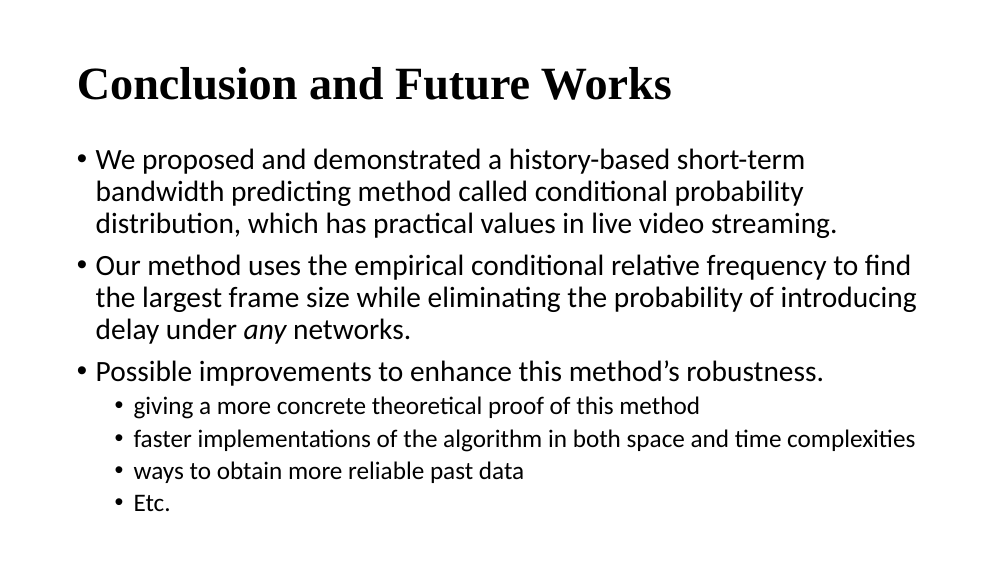
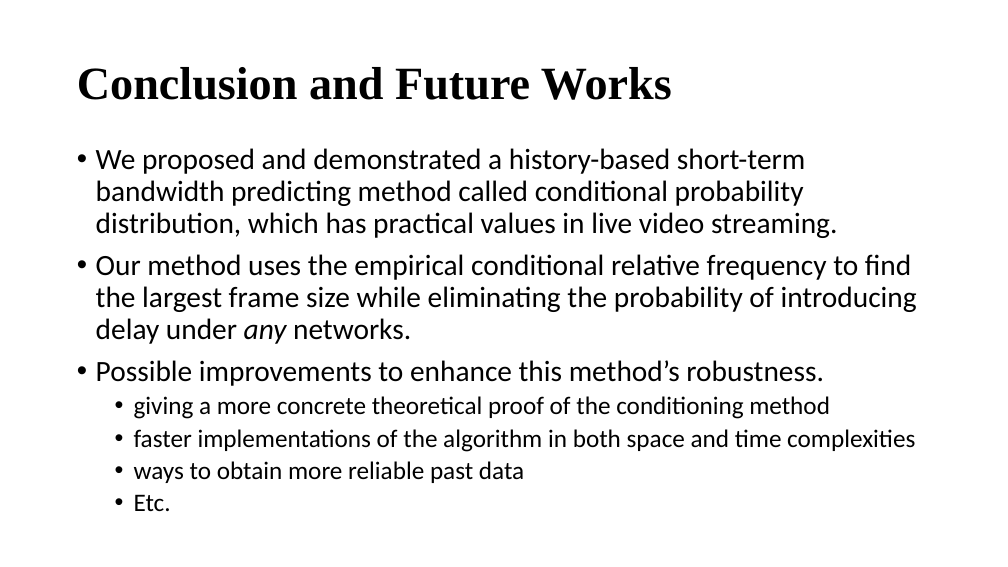
Before and after one commit to williamzheng0711/online-cdf-streaming, a slide deck: slide 15 of ESTR4999_Notes/ESTR4999_Presentation.pptx. Drawn at 1008x567 pixels with LibreOffice and Linux fonts; fonts in the diff are those of the drawing. Boxes give left, top, right and bottom in pixels: in the first picture for what was removed or moved away, otherwise in the second. Text is boxed around its words. In the diff, an @@ line names an element or a change of style, - is before the commit and + after.

```diff
--- a/ESTR4999_Notes/ESTR4999_Presentation.pptx
+++ b/ESTR4999_Notes/ESTR4999_Presentation.pptx
@@ text at bbox=[134, 396, 830, 419]: text changed @@
-  • giving a more concrete theoretical proof of this method
+  • giving a more concrete theoretical proof of the conditioning method
```
Also in this commit, not shown: 1 other slide changed.
